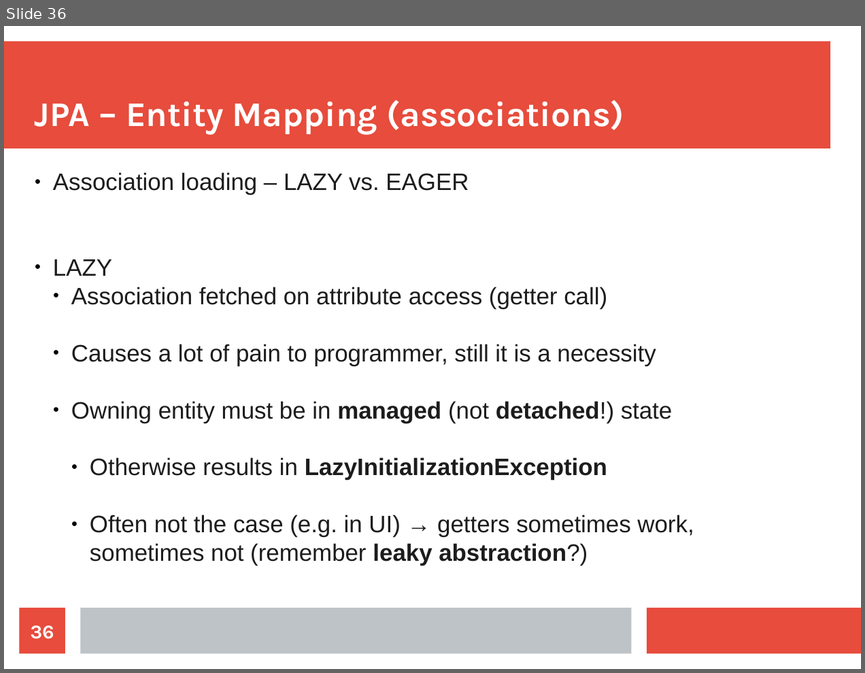
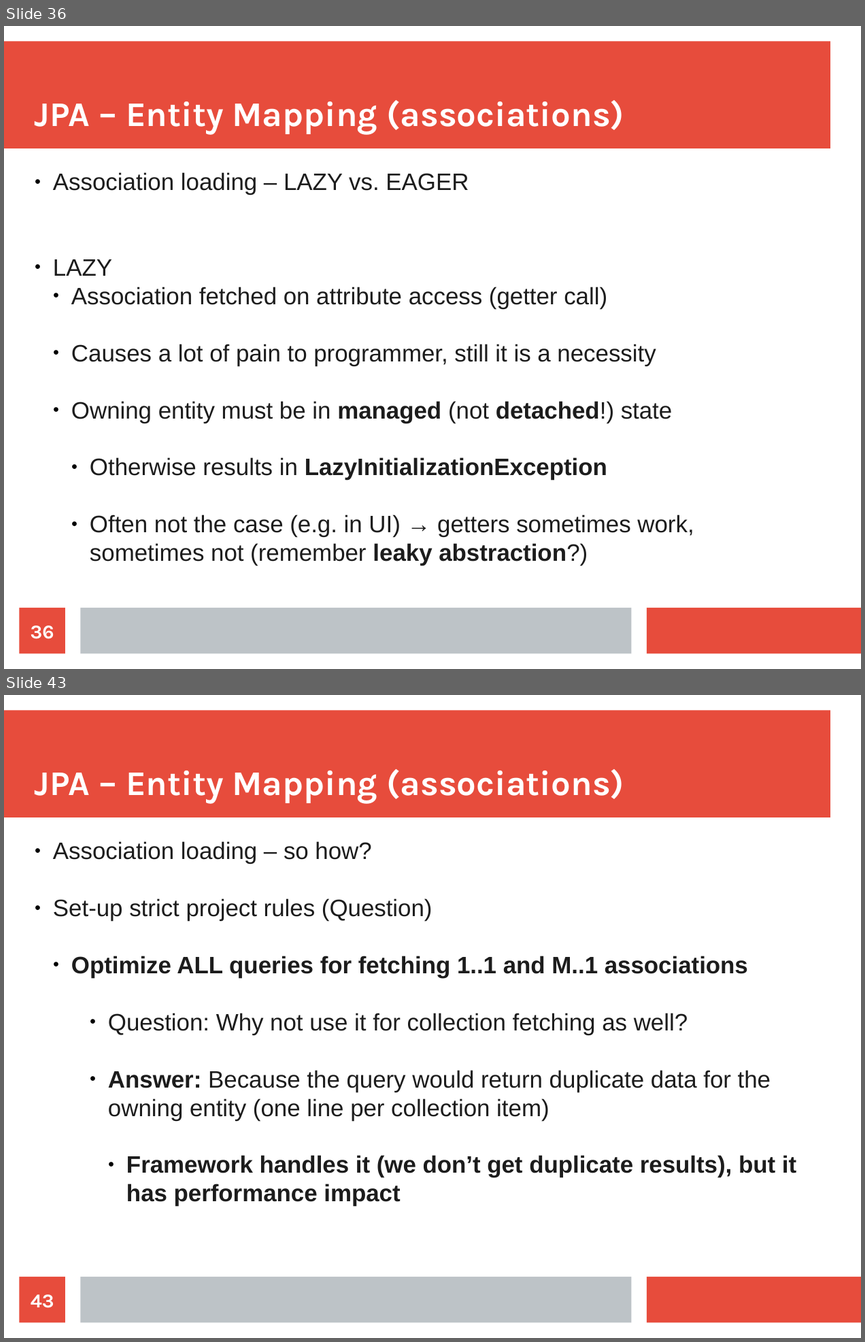
Before and after one commit to maxotta/pia-labs, a slide deck: lectures/persistence.odp. Shown one above the other, each under a label of ours: slide 36 before the commit, slides 36 and 43 after it; the slides between them are not shown. The pictures are 865x673 and 865x1342 pixels, drawn with LibreOffice and Linux fonts; fonts in the diff are those of the drawing. Boxes give left, top, right and bottom in pixels: in the first picture for what was removed or moved away, otherwise in the second. Text is boxed around its words. In the diff, an @@ line names an element or a change of style, - is before the commit and + after.

```diff
--- a/lectures/persistence.odp
+++ b/lectures/persistence.odp
@@ slide 43 added at box(4, 695, 861, 1338), background #FFFFFF; not listed: 3 template elements that a slide beside it also shows @@
@@ title added at box(35, 769, 624, 803), 32 pt, text #FFFFFF, bold @@
+JPA – Entity Mapping (associations)
@@ subtitle added at box(53, 841, 796, 1206), 22 pt, text #1C1C1C @@
+● Association loading – so how?
+● Set-up strict project rules (Question)
+  ● Optimize ALL queries for fetching 1..1 and M..1 associations
+      ● Question: Why not use it for collection fetching as well?
+      ● Answer: Because the query would return duplicate data for the owning entity (one line per collection item)
+        ● Framework handles it (we don’t get duplicate results), but it has performance impact
@@ page number added at box(20, 1276, 65, 1323), fill #E74C3C, 18 pt, text #FFFFFF, bold @@
+43
```
Also in this commit, not shown: 10 slides changed, 17 other slides added.
